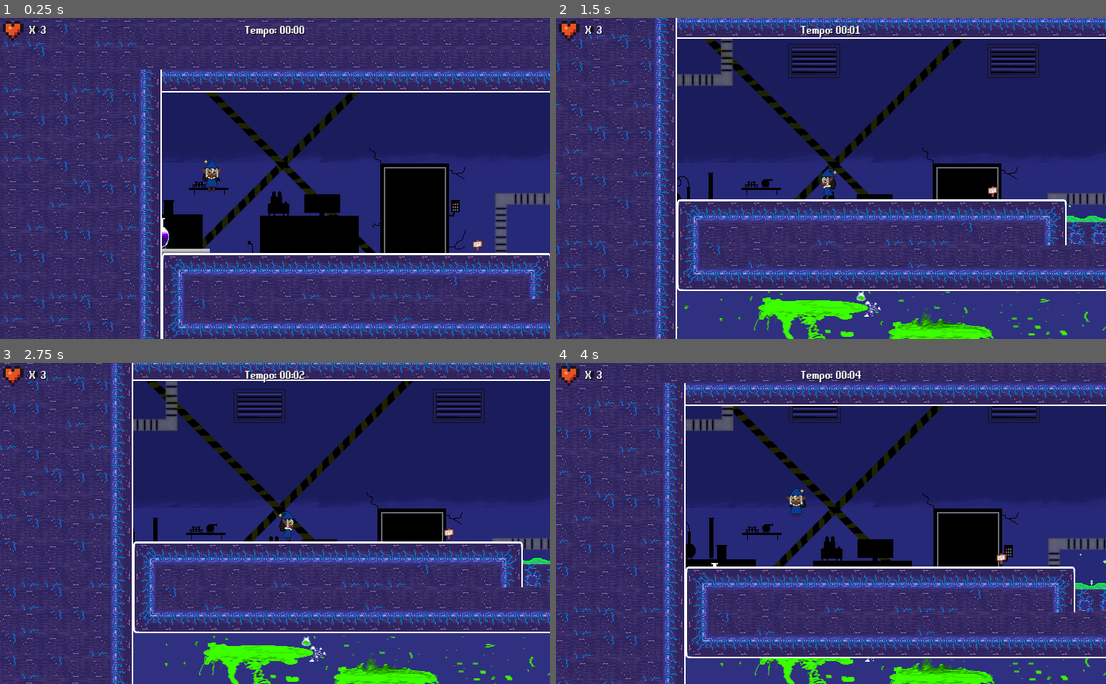
Above: before the commit, frames 1-4 (two rows, left to right).
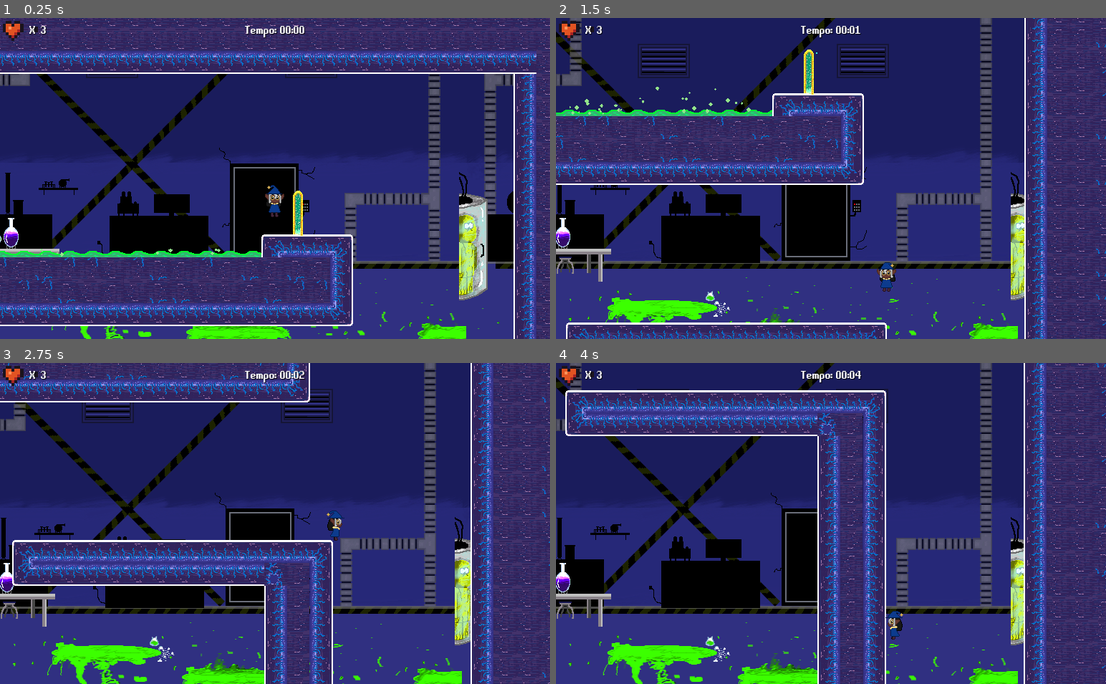
Above: after the commit, the same moments.

Repository: Eduardo-Pyment/Alquimista_dos_Sonhos-A_ultima_semente
Game: Godot game, scene res://Fases/fase_3.tscn
Two runs of this game, one before a commit and one after it. Both use one fixed random seed, a clock stepped at 60 frames per second and the inputs below. This scene is started directly instead of the project's main scene.
Inputs:
- Up to frame 1 (0.25 s): no input
- Up to frame 2 (1.5 s): tap Enter (ui_accept) at 0.5, 0.77 s; hold Right (ui_right) 0.53-1.28 s; hold Left (ui_left) from 1.28 s (still down)
- Up to frame 3 (2.75 s): tap Enter (ui_accept) at 1.52 s; release Left (ui_left) at 2.03 s; hold Right (ui_right) from 2.03 s (still down)
- Up to frame 4 (4 s): release Right (ui_right) at 2.78 s; hold Up (ui_up) 2.78-3.53 s; tap Enter (ui_accept) at 3.02, 3.77 s; hold Left (ui_left) from 3.53 s (still down)

The runs differ from the first frame. In frame 1, 49% of the frame differs, in the area x 0-100%, y 0-100%; in frame 2, 56%; in frame 3, 49%; in frame 4, 56%.
Error in both runs: Invalid access to property or key 'gerar_base' on a base object of type 'Area2D (maquina_base.gd)'. (res://Scripts/acido_maquina.gd:6)

Commit message:
Export pra Windows funcional

Diff:
--- a/Fases/fase_2.tscn
+++ b/Fases/fase_2.tscn
@@ -1105,6 +1105,9 @@
 offset_right = 56.0
 offset_bottom = 80.0
 
+[node name="MusicaSlider" parent="MenuPause/ControlOpcoes/ScrollContainer/ColorRect/Control" index="2"]
+metadata/_edit_use_anchors_ = true
+
 [node name="Zona_mercurio_maquina" type="Area2D" parent="."]
 position = Vector2(2536, 637)
 collision_layer = 0
@@ -1222,7 +1225,8 @@
 texture_filter = 1
 texture = ExtResource("27_4m8fe")
 
-[node name="MusicController" parent="." instance=ExtResource("29_avdwf")]
+[node name="MusicController" parent="." node_paths=PackedStringArray("level_2") instance=ExtResource("29_avdwf")]
+level_2 = NodePath("..")
 
 [node name="maquina_solida" parent="." instance=ExtResource("22_umjhe")]
 position = Vector2(2256, 576)
--- a/Fases/fase_3.tscn
+++ b/Fases/fase_3.tscn
@@ -1689,7 +1689,7 @@
 
 [node name="Player" parent="." instance=ExtResource("8_phxq2")]
 unique_name_in_owner = true
-position = Vector2(-634, 95)
+position = Vector2(1555, 157)
 collision_layer = 2
 collision_mask = 6
 VelocidadeHorizontal = 230
Not shown, added: Export-Windows/Alquimista dos Sonhos.exe
Not shown, added: Export-Windows/Alquimista dos Sonhos.pck
Not shown, changed: Export-Windows/Alquimista_dos_Sonhos.exe
